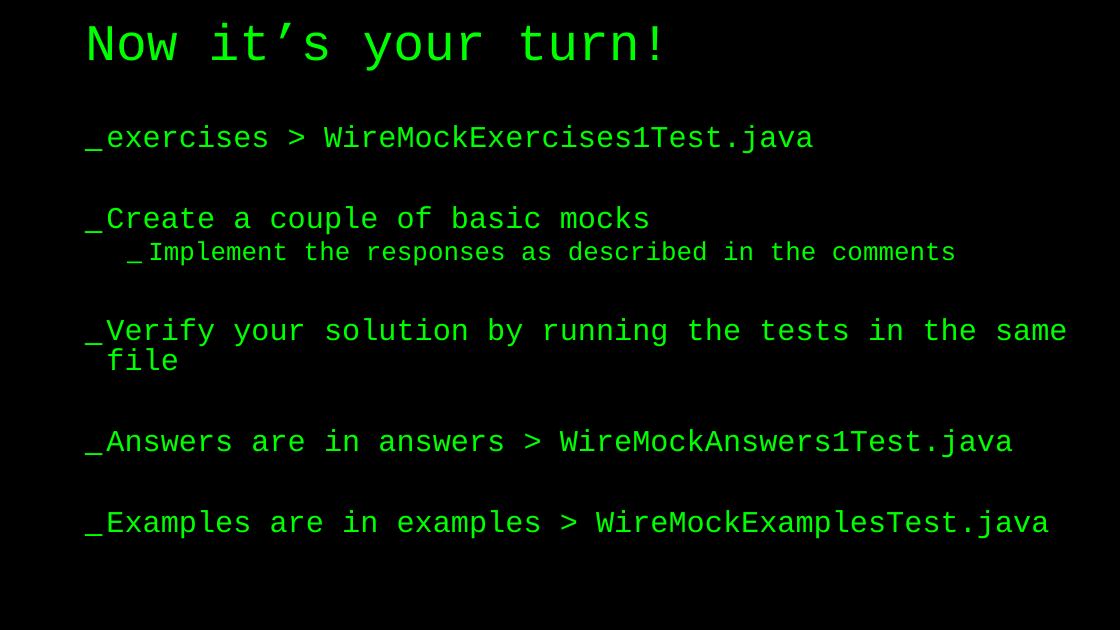
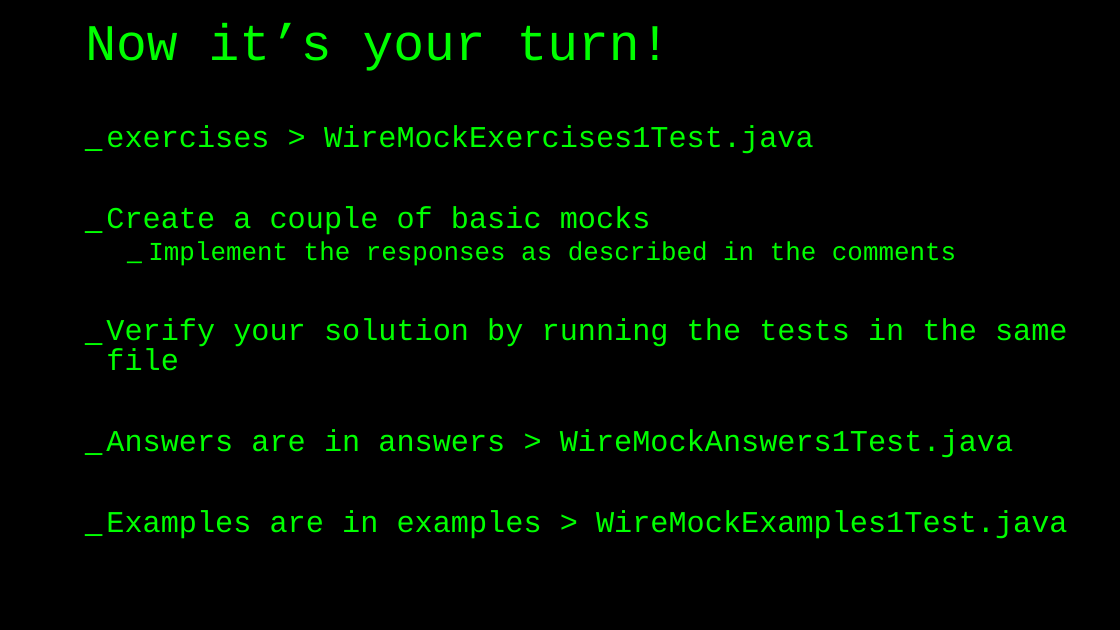
Before and after one commit to basdijkstra/wiremock-workshop, a slide deck: slide 24 of wiremock_workshop.pptx (slide 25 before the commit). Drawn at 1120x630 pixels with LibreOffice and Linux fonts; fonts in the diff are those of the drawing. Boxes give left, top, right and bottom in pixels: in the first picture for what was removed or moved away, otherwise in the second. Text is boxed around its words. In the diff, an @@ line names an element or a change of style, - is before the commit and + after.

```diff
--- a/wiremock_workshop.pptx
+++ b/wiremock_workshop.pptx
@@ text at box(106, 511, 1068, 539): text changed @@
-_ Examples are in examples > WireMockExamplesTest.java
+_ Examples are in examples > WireMockExamples1Test.java
```
Also in this commit, not shown: 12 other slides changed, 1 slide added, 2 slides removed, 2 other files.
